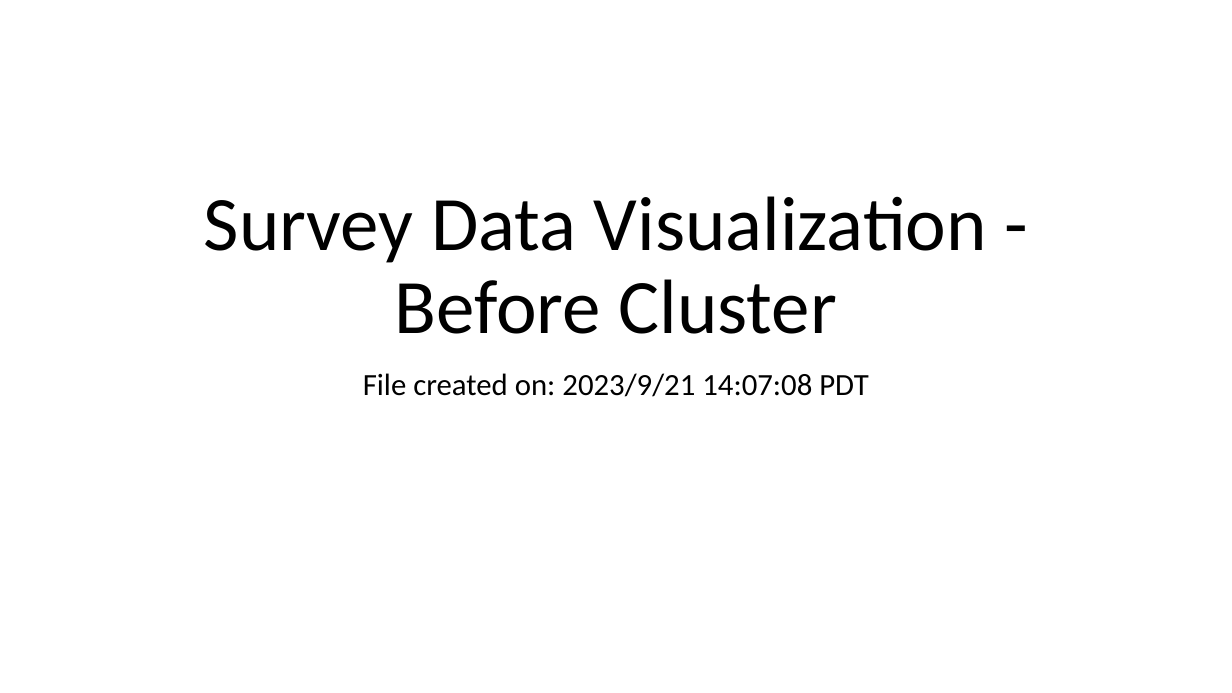
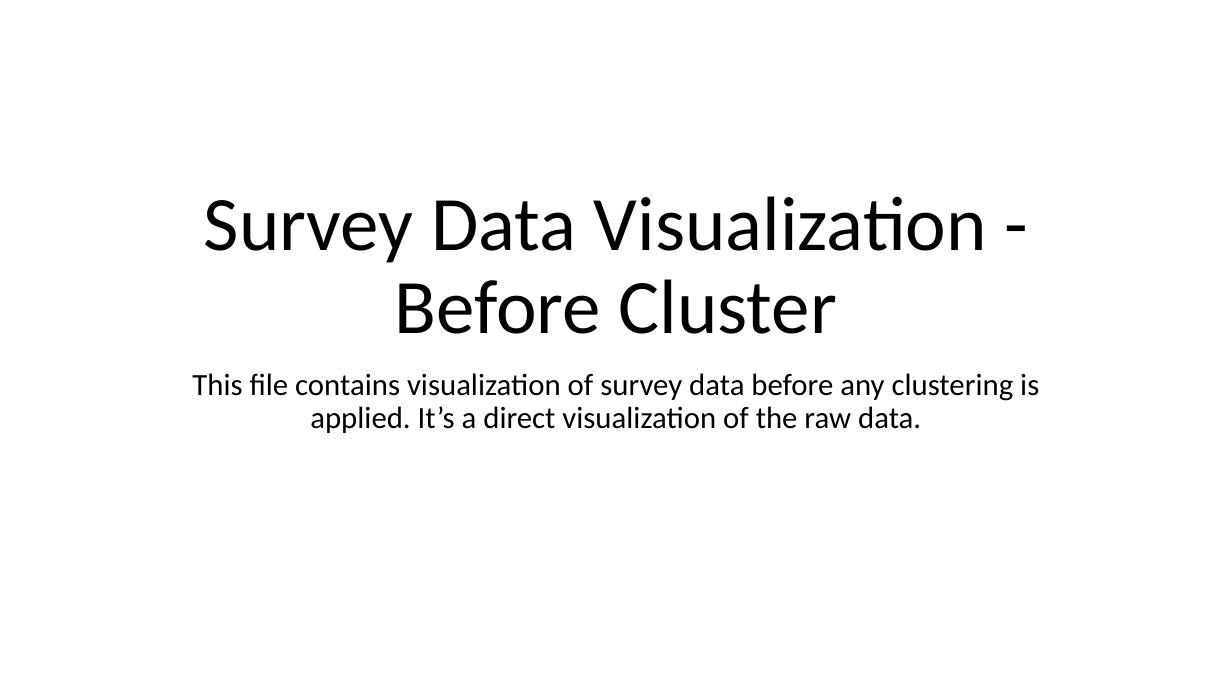
Before and after one commit to claireZHL/CCE-Data-Analysis, a slide deck: slide 1 of Step 1 - Survey Data Cleaning/Survey Data Visualization - Before Cluster.pptx. Drawn at 1232x693 pixels with LibreOffice and Linux fonts; fonts in the diff are those of the drawing. Boxes give left, top, right and bottom in pixels: in the first picture for what was removed or moved away, otherwise in the second. Text is boxed around its words. In the diff, an @@ line names an element or a change of style, - is before the commit and + after.

```diff
--- a/Step 1 - Survey Data Cleaning/Survey Data Visualization - Before Cluster.pptx
+++ b/Step 1 - Survey Data Cleaning/Survey Data Visualization - Before Cluster.pptx
@@ subtitle at <box>192,373,1039,433</box>: text changed @@
-File created on: 2023/9/21 14:07:08 PDT
+This file contains visualization of survey data before any clustering is applied. It’s a direct visualization of the raw data.
```
Also in this commit, not shown: 23 other files.
